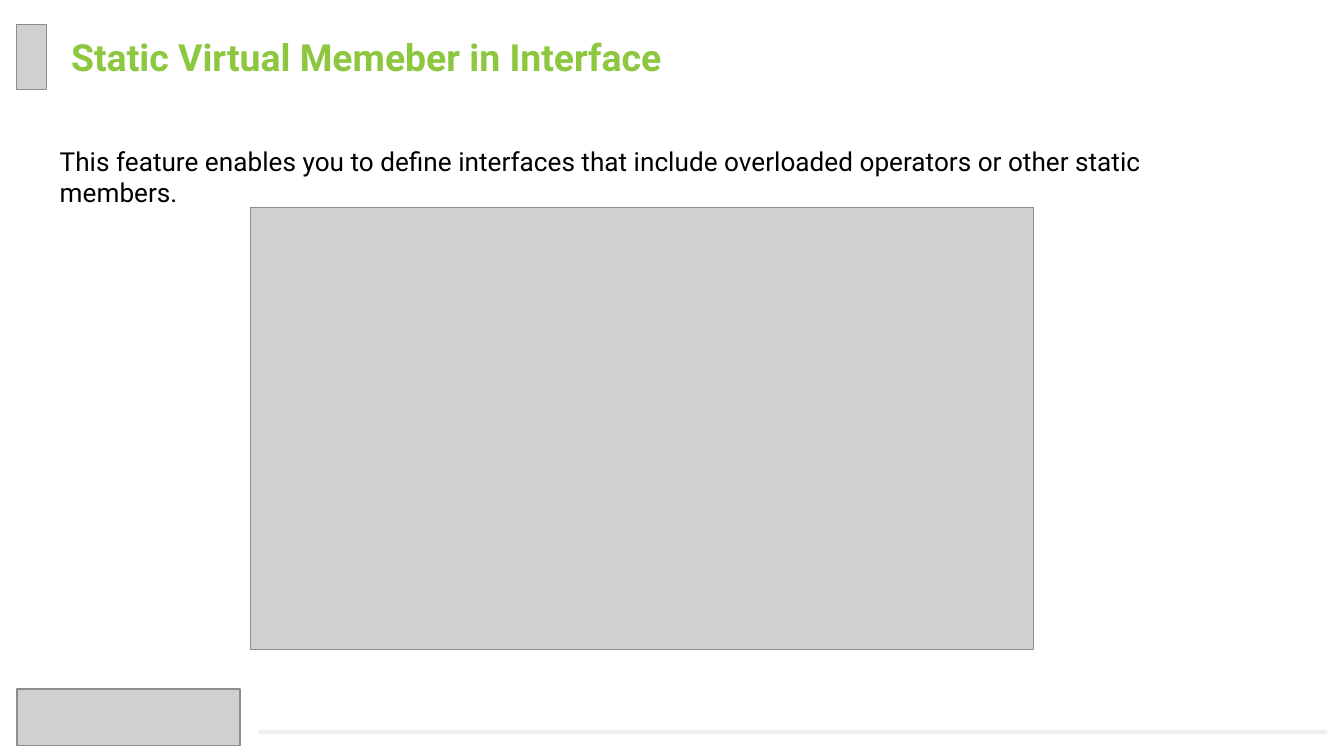
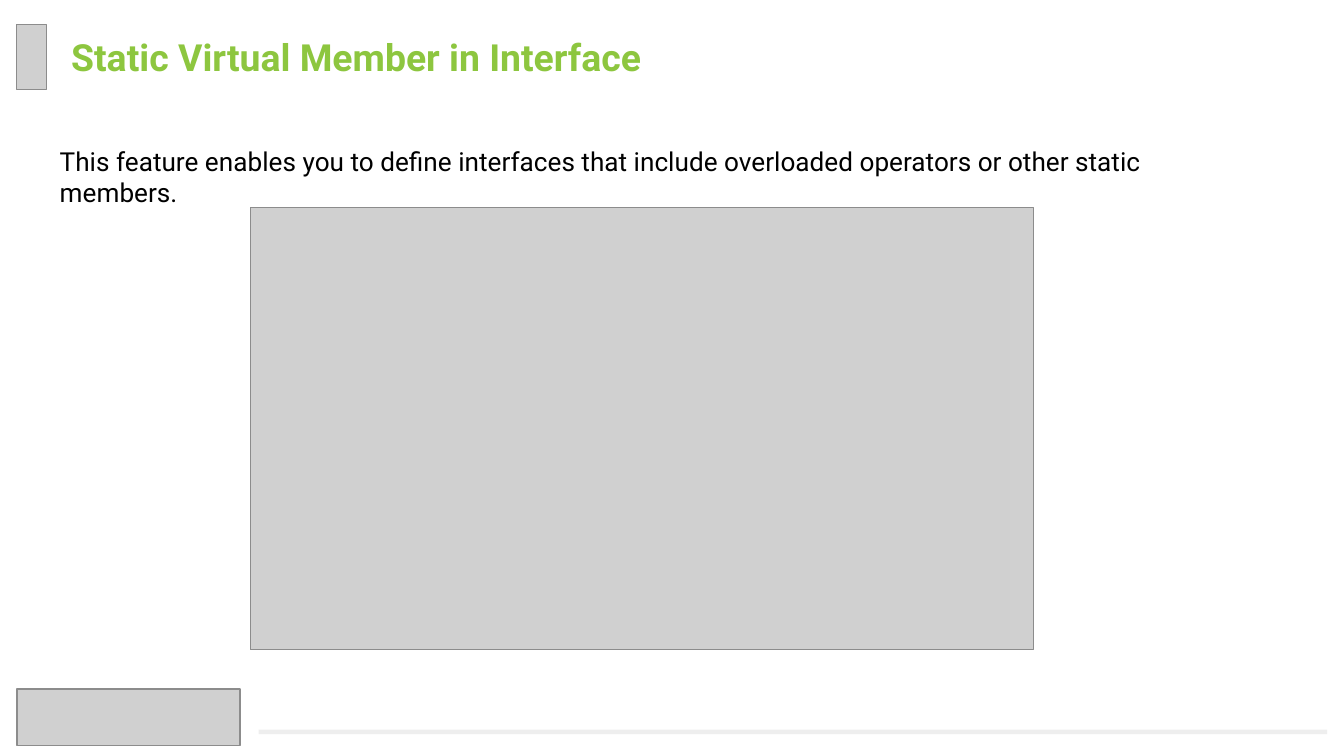
Before and after one commit to vutruong2003/dotnet7csharp11, a slide deck: slide 16 of Slide/Vu.Truong - Tech Talk - Dotnet 7 And C# 11.pptx (slide 15 before the commit). Drawn at 1344x756 pixels with LibreOffice and Linux fonts; fonts in the diff are those of the drawing; grey boxes stand for pictures. Boxes give left, top, right and bottom in pixels: in the first picture for what was removed or moved away, otherwise in the second. Text is boxed around its words. In the diff, an @@ line names an element or a change of style, - is before the commit and + after.

```diff
--- a/Slide/Vu.Truong - Tech Talk - Dotnet 7 And C# 11.pptx
+++ b/Slide/Vu.Truong - Tech Talk - Dotnet 7 And C# 11.pptx
@@ text at <box>71,42,641,72</box>: text changed @@
-Static Virtual Memeber in Interface
+Static Virtual Member in Interface
```
Also in this commit, not shown: 7 other slides changed, 2 slides added, 28 other files.
